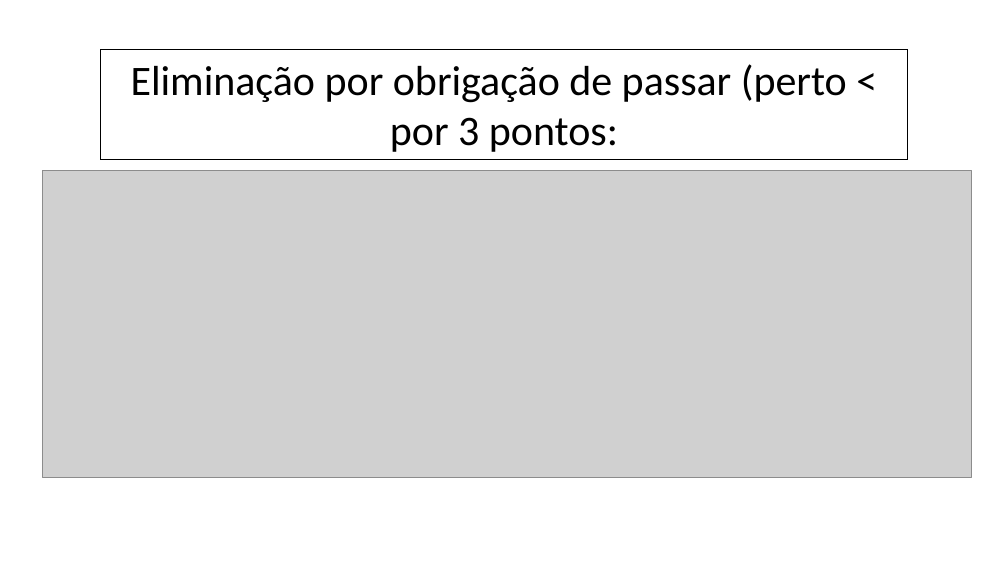
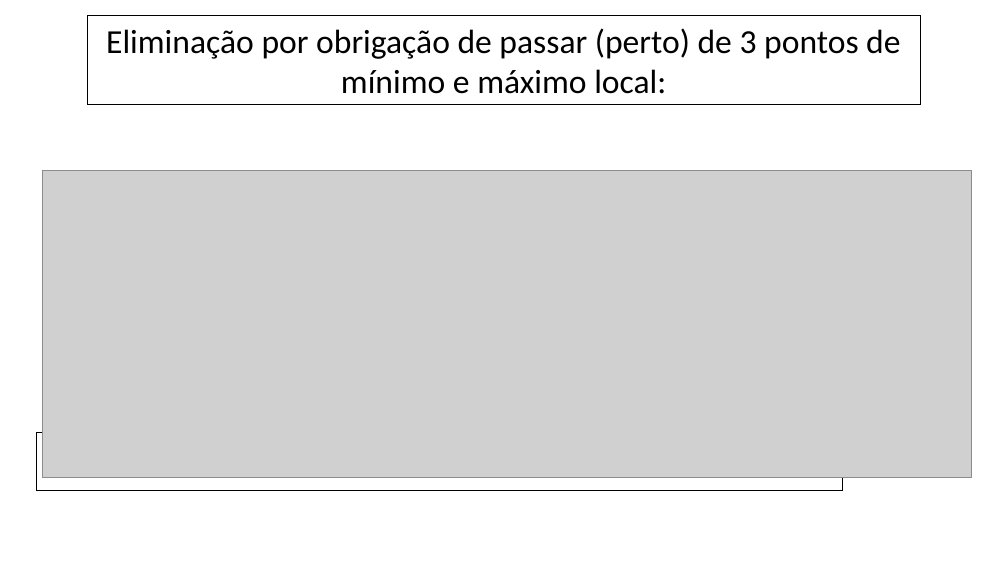
Before and after one commit to fabiomcdc/Projeto_Linhas_de_Tendencia_RSI, a slide deck: slide 18 of planilhas e ppts/PPT_linhas_de_tendencias.pptx (slide 8 before the commit). Drawn at 1008x567 pixels with LibreOffice and Linux fonts; fonts in the diff are those of the drawing; grey boxes stand for pictures. Boxes give left, top, right and bottom in pixels: in the first picture for what was removed or moved away, otherwise in the second. Text is boxed around its words. In the diff, an @@ line names an element or a change of style, - is before the commit and + after.

```diff
--- a/planilhas e ppts/PPT_linhas_de_tendencias.pptx
+++ b/planilhas e ppts/PPT_linhas_de_tendencias.pptx
@@ rectangle "Eliminação por obrigação de passar ...": place and size @@
-rectangle "Eliminação por obrigação de passar ..." at (101, 50, 907, 160)
+rectangle "Eliminação por obrigação de passar ..." at (87, 16, 920, 105)
@@ text in rectangle at (106, 28, 900, 94): text changed; size 40 to 32 pt @@
-Eliminação por obrigação de passar (perto < por 3 pontos:
+Eliminação por obrigação de passar (perto) de 3 pontos de mínimo e máximo local:
@@ rectangle added at (36, 433, 843, 491), outline #000000 0.75 pt @@
```
Also in this commit, not shown: 14 other slides changed, 15 slides added, 42 other files.
